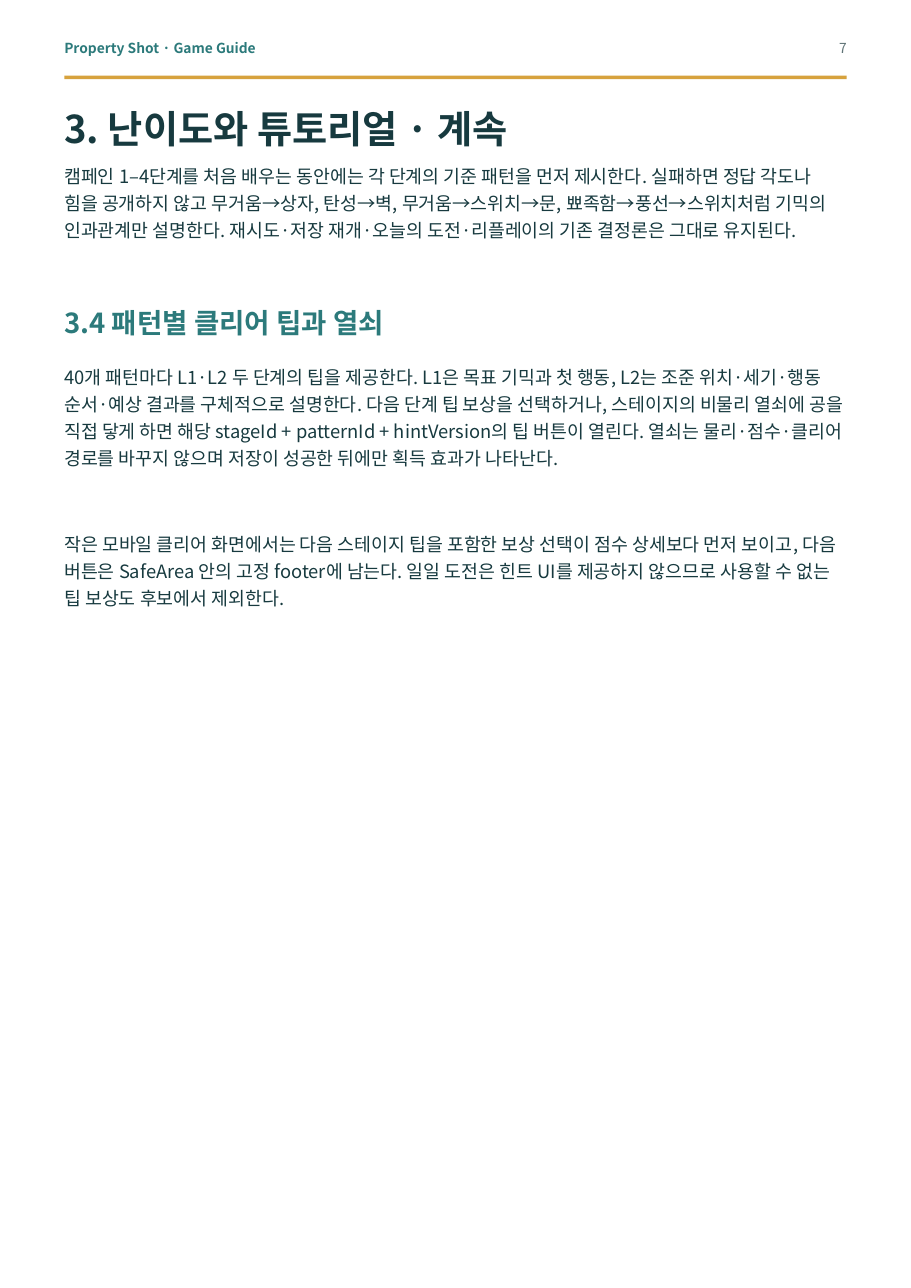
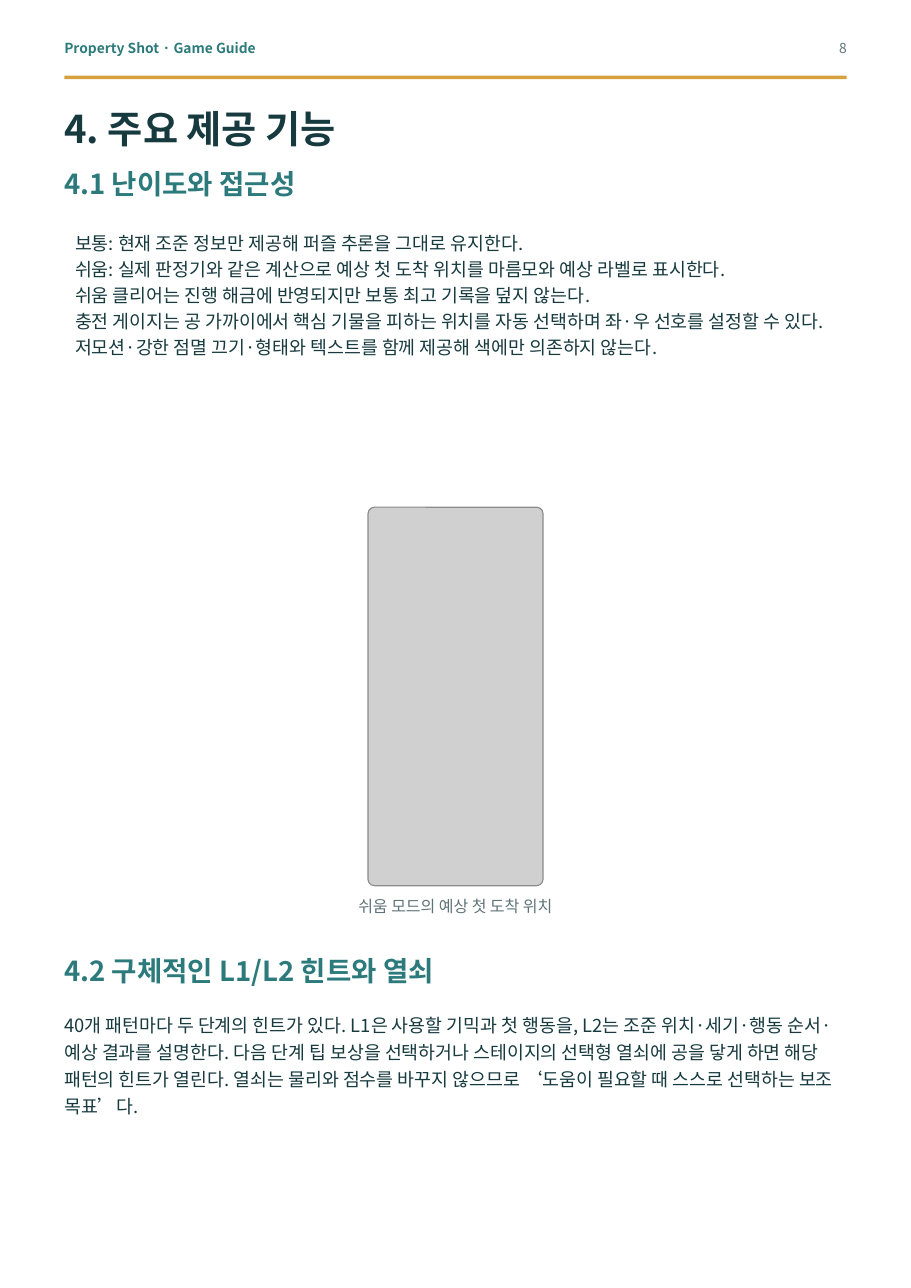
Before and after one commit to good5229/Property_shot, a slide deck: slide 8 of report/dist/property_shot_game_guide.pptx (slide 7 before the commit). Drawn at 911x1288 pixels with LibreOffice and Linux fonts; fonts in the diff are those of the drawing; grey boxes stand for pictures. Boxes give left, top, right and bottom in pixels: in the first picture for what was removed or moved away, otherwise in the second. Text is boxed around its words. In the diff, an @@ line names an element or a change of style, - is before the commit and + after.

```diff
--- a/report/dist/property_shot_game_guide.pptx
+++ b/report/dist/property_shot_game_guide.pptx
@@ text at (839, 43, 847, 53): text changed @@
-7
+8
@@ text added at (64, 111, 336, 147), 25 pt, text #173A3F, bold @@
+4. 주요 제공 기능
@@ text at (64, 171, 296, 197): text changed; size 25 to 18 pt; text colour #173A3F to #2C7A7B @@
-3. 난이도와 튜토리얼 · 계속
+4.1 난이도와 접근성
@@ text removed at (64, 168, 827, 239) @@
-캠페인 1–4단계를 처음 배우는 동안에는 각 단계의 기준 패턴을 먼저 제시한다. 실패하면 정답 각도나 힘을 공개하지 않고 무거움→상자, 탄성→벽, 무거움→스위치→문, 뾰족함→풍선→스위치처럼 기믹의 인과관계만 설명한다. 재시도·저장 재개·오늘의 도전·리플레이의 기존 결정론은 그대로 유지된다.
@@ text added at (75, 235, 824, 356), 12 pt, text #173A3F @@
+보통: 현재 조준 정보만 제공해 퍼즐 추론을 그대로 유지한다.
+쉬움: 실제 판정기와 같은 계산으로 예상 첫 도착 위치를 마름모와 예상 라벨로 표시한다.
+쉬움 클리어는 진행 해금에 반영되지만 보통 최고 기록을 덮지 않는다.
+충전 게이지는 공 가까이에서 핵심 기물을 피하는 위치를 자동 선택하며 좌·우 선호를 설정할 수 있다.
+저모션·강한 점멸 끄기·형태와 텍스트를 함께 제공해 색에만 의존하지 않는다.
@@ text removed at (64, 310, 384, 336) @@
-3.4 패턴별 클리어 팁과 열쇠
@@ picture added at (368, 508, 543, 887) @@
@@ text removed at (64, 535, 837, 607) @@
-작은 모바일 클리어 화면에서는 다음 스테이지 팁을 포함한 보상 선택이 점수 상세보다 먼저 보이고, 다음 버튼은 SafeArea 안의 고정 footer에 남는다. 일일 도전은 힌트 UI를 제공하지 않으므로 사용할 수 없는 팁 보상도 후보에서 제외한다.
@@ text added at (358, 898, 552, 914), 10.5 pt, text #607477 @@
+쉬움 모드의 예상 첫 도착 위치
@@ text added at (64, 958, 434, 986), 18 pt, text #2C7A7B, bold @@
+4.2 구체적인 L1/L2 힌트와 열쇠
@@ text at (64, 1016, 833, 1115): text changed @@
-40개 패턴마다 L1·L2 두 단계의 팁을 제공한다. L1은 목표 기믹과 첫 행동, L2는 조준 위치·세기·행동 순서·예상 결과를 구체적으로 설명한다. 다음 단계 팁 보상을 선택하거나, 스테이지의 비물리 열쇠에 공을 직접 닿게 하면 해당 stageId + patternId + hintVersion의 팁 버튼이 열린다. 열쇠는 물리·점수·클리어 경로를 바꾸지 않으며 저장이 성공한 뒤에만 획득 효과가 나타난다.
+40개 패턴마다 두 단계의 힌트가 있다. L1은 사용할 기믹과 첫 행동을, L2는 조준 위치·세기·행동 순서·예상 결과를 설명한다. 다음 단계 팁 보상을 선택하거나 스테이지의 선택형 열쇠에 공을 닿게 하면 해당 패턴의 힌트가 열린다. 열쇠는 물리와 점수를 바꾸지 않으므로 ‘도움이 필요할 때 스스로 선택하는 보조 목표’다.
```
Also in this commit, not shown: 6 other slides changed, 8 slides added, 10 slides removed, 13 other files.
